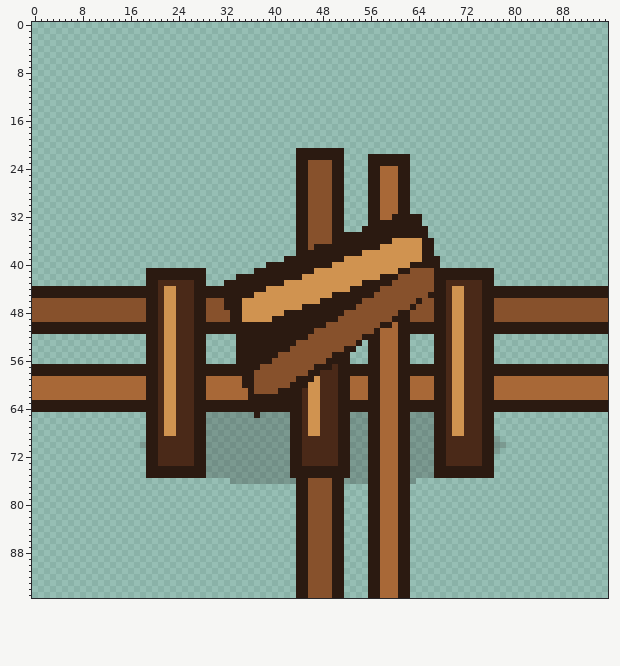
Two versions of one pixel-art file, assets/source/aseprite/objects/placeables_96/gate_open_tee-up_96.aseprite. Above is the file before it was changed.
96x96 pixels, 1 frame.
The same view after the edit:
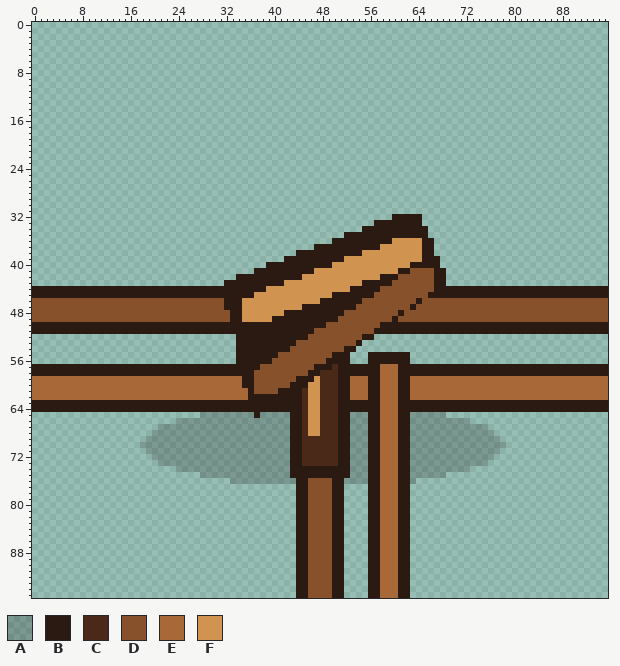
Palette (. is transparent): A #1b120d37  B #2b1a11  C #4a2918  D #87512c  E #a86837  F #d09350
Change:
@@ x 42..64 @@
 20 .......................
-21 ..BBBBBBBB.............
-22 ..BBBBBBBB....BBBBBBB..
-23 ..BBDDDDBB....BBBBBBB..
-24 ..BBDDDDBB....BBEEEBB..
-25 ..BBDDDDBB....BBEEEBB..
-26 ..BBDDDDBB....BBEEEBB..
-27 ..BBDDDDBB....BBEEEBB..
-28 ..BBDDDDBB....BBEEEBB..
-29 ..BBDDDDBB....BBEEEBB..
-30 ..BBDDDDBB....BBEEEBB..
-31 ..BBDDDDBB....BBEEEBB..
-32 ..BBDDDDBB....BBEEBBBBB
-33 ..BBDDDDBB....BBBBBBBBB
-34 ..BBDDDDBB...BBBBBBBBBB
-35 ..BBDDDDBBBBBBBBBBBBBBB
-36 ..BBDDDDBBBBBBBBBBFFFFF
-37 ..BBDBBBBBBBBBBBFFFFFFF
+21 .......................
+22 .......................
+23 .......................
+24 .......................
+25 .......................
+26 .......................
+27 .......................
+28 .......................
+29 .......................
+30 .......................
+31 .......................
+32 ..................BBBBB
+33 ...............BBBBBBBB
+34 .............BBBBBBBBBB
+35 ..........BBBBBBBBBBBBB
+36 ........BBBBBBBBBBFFFFF
+37 .....BBBBBBBBBBBFFFFFFF
 38 ..BBBBBBBBBBBFFFFFFFFFF
@@ x 17..78 @@
 40 ......................BBBBBBBBBBBFFFFFFFFFFFFFBBBBB...........
-41 ..BBBBBBBBBB........BBBBBBBBBBFFFFFFFFFFFFFFBBDDDDBBBBBBBBBB..
-42 ..BBBBBBBBBB.....BBBBBBBBBBBFFFFFFFFFFFFFBBBDDDDDDBBBBBBBBBB..
-43 ..BBCCCCCCBB...BBBBBBBBBBFFFFFFFFFFFFFBBBBBDDDDDDDBBCCCCCCBB..
-44 BBBBCFFCCCBBBBBBBBBBBBFFFFFFFFFFFFFFBBBBBDDDDDDDDDBBCFFCCCBBBB
-45 BBBBCFFCCCBBBBBBBBBBFFFFFFFFFFFFFBBBBBBBDDDDDDDDDBBBCFFCCCBBBB
-46 DDBBCFFCCCBBDDDBBBFFFFFFFFFFFFFBBBBBBBDDDDDDDDDBDDBBCFFCCCBBDD
-47 DDBBCFFCCCBBDDDBBBFFFFFFFFFFBBBBBBBBBDDDDDDDDDBDDDBBCFFCCCBBDD
-48 DDBBCFFCCCBBDDDDBBFFFFFFFBBBBBBBBBBDDDDDDDDDBBDDDDBBCFFCCCBBDD
-49 DDBBCFFCCCBBDDDDBBFFFFFBBBBBBBBBBBDDDDDDDDDBBBDDDDBBCFFCCCBBDD
-50 BBBBCFFCCCBBBBBBBBBBBBBBBBBBBBBBDDDDDDDDDBBEBBBBBBBBCFFCCCBBBB
-51 BBBBCFFCCCBBBBBBBBBBBBBBBBBBBBDDDDDDDDDDBEEEBBBBBBBBCFFCCCBBBB
-52 ..BBCFFCCCBB.....BBBBBBBBBBBBDDDDDDDDDBBBEEEBB....BBCFFCCCBB..
-53 ..BBCFFCCCBB.....BBBBBBBBBBDDDDDDDDDDB.BBEEEBB....BBCFFCCCBB..
-54 ..BBCFFCCCBB.....BBBBBBBBBDDDDDDDDDBB..BBEEEBB....BBCFFCCCBB..
-55 ..BBCFFCCCBB.....BBBBBBBDDDDDDDDDBBB...BBEEEBB....BBCFFCCCBB..
-56 ..BBCFFCCCBB.....BBBBBBDDDDDDDDDBBBB...BBEEEBB....BBCFFCCCBB..
-57 BBBBCFFCCCBBBBBBBBBBBDDDDDDDDDBBBCBBBBBBBEEEBBBBBBBBCFFCCCBBBB
-58 BBBBCFFCCCBBBBBBBBBBDDDDDDDDDBBCCCBBBBBBBEEEBBBBBBBBCFFCCCBBBB
-59 EEBBCFFCCCBBEEEEEEBBDDDDDDDBBBFCCCBBEEEBBEEEBBEEEEBBCFFCCCBBEE
-60 EEBBCFFCCCBBEEEEEEBBDDDDDDBBBFFCCCBBEEEBBEEEBBEEEEBBCFFCCCBBEE
-61 EEBBCFFCCCBBEEEEEEEBDDDDBBBBCFFCCCBBEEEBBEEEBBEEEEBBCFFCCCBBEE
-62 EEBBCFFCCCBBEEEEEEEBBBBBBBBBCFFCCCBBEEEBBEEEBBEEEEBBCFFCCCBBEE
-63 BBBBCFFCCCBBBBBBBBBBBBBBBBBBCFFCCCBBBBBBBEEEBBBBBBBBCFFCCCBBBB
-64 BBBBCFFCCCBBBBBBBBBBBBBBBBBBCFFCCCBBBBBBBEEEBBBBBBBBCFFCCCBBBB
-65 ..BBCFFCCCBBAAAAAAAABAAAAABBCFFCCCBBAAABBEEEBBAAAABBCFFCCCBB..
-66 ..BBCFFCCCBBAAAAAAAAAAAAAABBCFFCCCBBAAABBEEEBBAAAABBCFFCCCBB..
-67 ..BBCFFCCCBBAAAAAAAAAAAAAABBCFFCCCBBAAABBEEEBBAAAABBCFFCCCBB..
-68 ..BBCFFCCCBBAAAAAAAAAAAAAABBCFFCCCBBAAABBEEEBBAAAABBCFFCCCBB..
-69 ..BBCCCCCCBBAAAAAAAAAAAAAABBCCCCCCBBAAABBEEEBBAAAABBCCCCCCBBA.
-70 .ABBCCCCCCBBAAAAAAAAAAAAAABBCCCCCCBBAAABBEEEBBAAAABBCCCCCCBBAA
-71 ..BBCCCCCCBBAAAAAAAAAAAAAABBCCCCCCBBAAABBEEEBBAAAABBCCCCCCBBA.
-72 ..BBCCCCCCBBAAAAAAAAAAAAAABBCCCCCCBBAAABBEEEBBAAAABBCCCCCCBB..
-73 ..BBCCCCCCBBAAAAAAAAAAAAAABBCCCCCCBBAAABBEEEBBAAAABBCCCCCCBB..
-74 ..BBBBBBBBBBAAAAAAAAAAAAAABBBBBBBBBBAAABBEEEBBAAAABBBBBBBBBB..
-75 ..BBBBBBBBBBAAAAAAAAAAAAAABBBBBBBBBBAAABBEEEBBAAAABBBBBBBBBB..
+41 ....................BBBBBBBBBBFFFFFFFFFFFFFFBBDDDDBB..........
+42 .................BBBBBBBBBBBFFFFFFFFFFFFFBBBDDDDDDBB..........
+43 ...............BBBBBBBBBBFFFFFFFFFFFFFBBBBBDDDDDDDBB..........
+44 BBBBBBBBBBBBBBBBBBBBBBFFFFFFFFFFFFFFBBBBBDDDDDDDDDBBBBBBBBBBBB
+45 BBBBBBBBBBBBBBBBBBBBFFFFFFFFFFFFFBBBBBBBDDDDDDDDDBBBBBBBBBBBBB
+46 DDDDDDDDDDDDDDDBBBFFFFFFFFFFFFFBBBBBBBDDDDDDDDDBDDDDDDDDDDDDDD
+47 DDDDDDDDDDDDDDDBBBFFFFFFFFFFBBBBBBBBBDDDDDDDDDBDDDDDDDDDDDDDDD
+48 DDDDDDDDDDDDDDDDBBFFFFFFFBBBBBBBBBBDDDDDDDDDBDDDDDDDDDDDDDDDDD
+49 DDDDDDDDDDDDDDDDBBFFFFFBBBBBBBBBBBDDDDDDDDDBDDDDDDDDDDDDDDDDDD
+50 BBBBBBBBBBBBBBBBBBBBBBBBBBBBBBBBDDDDDDDDDBBBBBBBBBBBBBBBBBBBBB
+51 BBBBBBBBBBBBBBBBBBBBBBBBBBBBBBDDDDDDDDDDBBBBBBBBBBBBBBBBBBBBBB
+52 .................BBBBBBBBBBBBDDDDDDDDDBB......................
+53 .................BBBBBBBBBBDDDDDDDDDDB........................
+54 .................BBBBBBBBBDDDDDDDDDBB.........................
+55 .................BBBBBBBDDDDDDDDDBBB...BBBBBBB................
+56 .................BBBBBBDDDDDDDDDBBBB...BBBBBBB................
+57 BBBBBBBBBBBBBBBBBBBBBDDDDDDDDDBBBCBBBBBBBEEEBBBBBBBBBBBBBBBBBB
+58 BBBBBBBBBBBBBBBBBBBBDDDDDDDDDBBCCCBBBBBBBEEEBBBBBBBBBBBBBBBBBB
+59 EEEEEEEEEEEEEEEEEEBBDDDDDDDBBBFCCCBBEEEBBEEEBBEEEEEEEEEEEEEEEE
+60 EEEEEEEEEEEEEEEEEEBBDDDDDDBBBFFCCCBBEEEBBEEEBBEEEEEEEEEEEEEEEE
+61 EEEEEEEEEEEEEEEEEEEBDDDDBBBBCFFCCCBBEEEBBEEEBBEEEEEEEEEEEEEEEE
+62 EEEEEEEEEEEEEEEEEEEBBBBBBBBBCFFCCCBBEEEBBEEEBBEEEEEEEEEEEEEEEE
+63 BBBBBBBBBBBBBBBBBBBBBBBBBBBBCFFCCCBBBBBBBEEEBBBBBBBBBBBBBBBBBB
+64 BBBBBBBBBBBBBBBBBBBBBBBBBBBBCFFCCCBBBBBBBEEEBBBBBBBBBBBBBBBBBB
+65 ...........AAAAAAAAABAAAAABBCFFCCCBBAAABBEEEBBAAAAAA..........
+66 .......AAAAAAAAAAAAAAAAAAABBCFFCCCBBAAABBEEEBBAAAAAAAAAA......
+67 ....AAAAAAAAAAAAAAAAAAAAAABBCFFCCCBBAAABBEEEBBAAAAAAAAAAAAA...
+68 ...AAAAAAAAAAAAAAAAAAAAAAABBCFFCCCBBAAABBEEEBBAAAAAAAAAAAAAA..
+69 ..AAAAAAAAAAAAAAAAAAAAAAAABBCCCCCCBBAAABBEEEBBAAAAAAAAAAAAAAA.
+70 .AAAAAAAAAAAAAAAAAAAAAAAAABBCCCCCCBBAAABBEEEBBAAAAAAAAAAAAAAAA
+71 ..AAAAAAAAAAAAAAAAAAAAAAAABBCCCCCCBBAAABBEEEBBAAAAAAAAAAAAAAA.
+72 ...AAAAAAAAAAAAAAAAAAAAAAABBCCCCCCBBAAABBEEEBBAAAAAAAAAAAAAA..
+73 ....AAAAAAAAAAAAAAAAAAAAAABBCCCCCCBBAAABBEEEBBAAAAAAAAAAAAA...
+74 .......AAAAAAAAAAAAAAAAAAABBBBBBBBBBAAABBEEEBBAAAAAAAAAA......
+75 ...........AAAAAAAAAAAAAAABBBBBBBBBBAAABBEEEBBAAAAAA..........
 76 ................AAAAAAAAAAABBDDDDBBAAAABBEEEBBA...............
